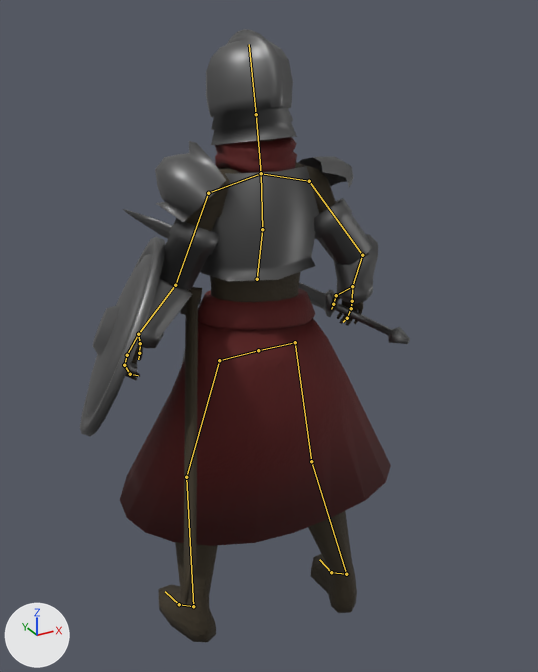
Renders of the Blender file Assets/3D/Models/Characters/Warrior.blend from each side of a commit.
Rendered twice from a 50 mm camera at (-1.0, -1.92, 2.0) aimed at (0.14, 0.15, 0.97). Lighting does not change. The marker at lower left points along +X, +Y and +Z. Both versions are drawn at frame 0 of the action 'Personaje_animado_LP.001Action'; the numbers are the values there. The bones that bend it are drawn over the model as lines.

The first picture shows 'Armor', 'Cinto', 'Scarf', 'Vaina', 'WarriorBody'.
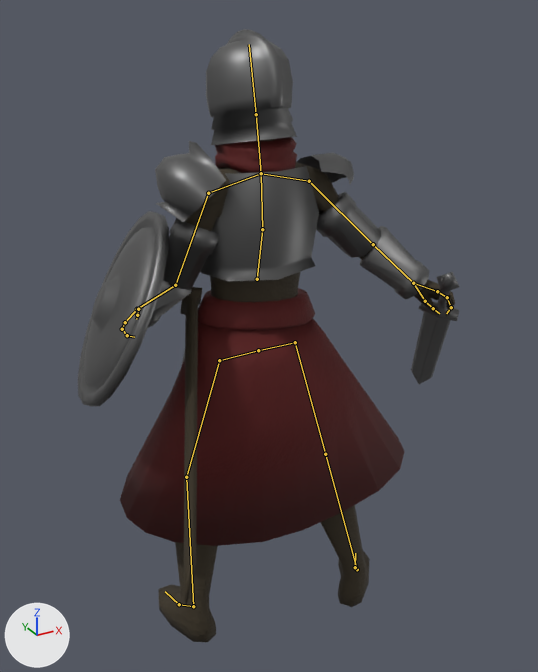
Patch to the scene script:
```diff
--- a/Assets/3D/Models/Characters/Warrior.blend.py
+++ b/Assets/3D/Models/Characters/Warrior.blend.py
@@ bone_antebrazo_r @@
 bone_antebrazo_r = bpy.data.objects['Personaje_animado_LP.001'].pose.bones['Antebrazo.R']  # child of 'Humero.R'
-bone_antebrazo_r.rotation_quaternion = (0.991, -0.135, -0.003, 0.0)  # degrees (-15, 0, 0)
+bone_antebrazo_r.rotation_quaternion = (0.939, -0.329, -0.092, -0.042)  # degrees (-39, -12, -1)
@@ bone_humero_l @@
 bone_humero_l = bpy.data.objects['Personaje_animado_LP.001'].pose.bones['Humero.L']  # child of 'Clavicula.L'
-bone_humero_l.rotation_quaternion = (0.818, 0.111, -0.312, -0.471)  # degrees (31, -24, -67)
+bone_humero_l.rotation_quaternion = (0.86, 0.117, -0.313, -0.386)  # degrees (30, -27, -55)
@@ bone_antebrazo_l @@
 bone_antebrazo_l = bpy.data.objects['Personaje_animado_LP.001'].pose.bones['Antebrazo.L']  # child of 'Humero.L'
-bone_antebrazo_l.rotation_quaternion = (0.905, -0.411, 0.06, 0.093)  # degrees (-48, 11, 7)
+bone_antebrazo_l.rotation_quaternion = (0.995, -0.021, 0.089, 0.049)  # degrees (-2, 10, 6)
@@ bone_mano_l @@
 bone_mano_l = bpy.data.objects['Personaje_animado_LP.001'].pose.bones['Mano.L']  # child of 'Antebrazo.L'
-bone_mano_l.rotation_quaternion = (1.0, 0.0, 0.0, 0.0)  # degrees (0, 0, 0)
+bone_mano_l.rotation_quaternion = (0.947, 0.312, 0.042, 0.066)  # degrees (37, 2, 9)
@@ bone_femur_l @@
 bone_femur_l = bpy.data.objects['Personaje_animado_LP.001'].pose.bones['Femur.L']  # child of 'Cadera.L'
-bone_femur_l.rotation_quaternion = (0.992, 0.086, 0.072, -0.057)  # degrees (9, 9, -6)
+bone_femur_l.rotation_quaternion = (0.986, 0.146, 0.067, -0.053)  # degrees (16, 8, -5)
@@ bone_tibia_l @@
 bone_tibia_l = bpy.data.objects['Personaje_animado_LP.001'].pose.bones['Tibia.L']  # child of 'Femur.L'
-bone_tibia_l.rotation_quaternion = (0.995, 0.021, -0.013, -0.098)  # degrees (3, -1, -11)
+bone_tibia_l.rotation_quaternion = (0.961, -0.022, 0.239, -0.134)  # degrees (-7, 27, -17)
@@ bone_pie_l @@
 bone_pie_l = bpy.data.objects['Personaje_animado_LP.001'].pose.bones['Pie.L']  # child of 'Tibia.L'
-bone_pie_l.rotation_quaternion = (0.987, -0.079, 0.082, 0.114)  # degrees (-8, 10, 12)
+bone_pie_l.rotation_quaternion = (0.979, -0.141, 0.141, 0.049)  # degrees (-16, 17, 3)
```

Pixel boxes (x1, y1, x2, y2) of what changed, in the pictures (538 x 672 px):
'Armor', posed (15% wider, 7% shorter)
    before: (80, 29, 410, 436)
    after: (78, 29, 459, 407)
'Cinto', posed
    before: (120, 288, 391, 546)
    after: (120, 288, 404, 546)
'WarriorBody', posed
    before: (126, 139, 369, 642)
    after: (159, 139, 455, 642)
bone 'Antebrazo.R', root to tip
    before: (175, 285) to (138, 334)
    after: (175, 285) to (137, 309)
bone 'Humero.L', root to tip
    before: (309, 181) to (362, 255)
    after: (309, 181) to (373, 244)
bone 'Antebrazo.L', root to tip
    before: (362, 255) to (352, 286)
    after: (373, 244) to (413, 283)
bone 'Mano.L', root to tip
    before: (352, 286) to (352, 301)
    after: (413, 283) to (437, 291)
bone 'Femur.L', root to tip
    before: (295, 342) to (311, 461)
    after: (295, 342) to (325, 454)
bone 'Tibia.L', root to tip
    before: (311, 461) to (346, 574)
    after: (325, 454) to (357, 569)
bone 'Pie.L', root to tip
    before: (346, 574) to (331, 572)
    after: (357, 569) to (355, 567)
